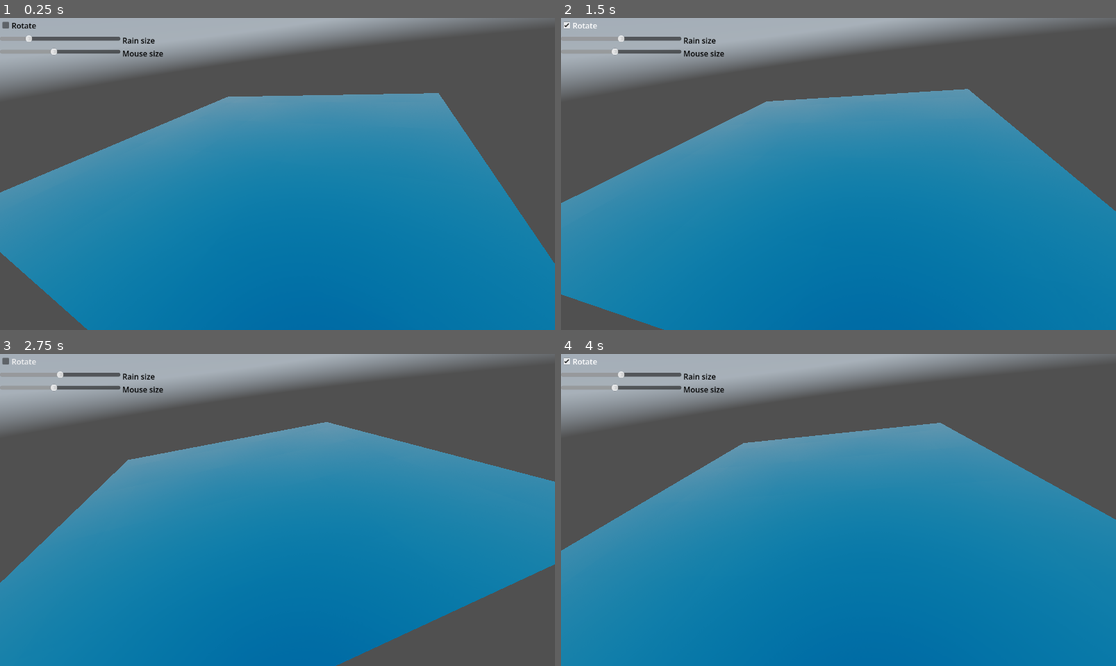
Above: before the commit, frames 1-4 (two rows, left to right).
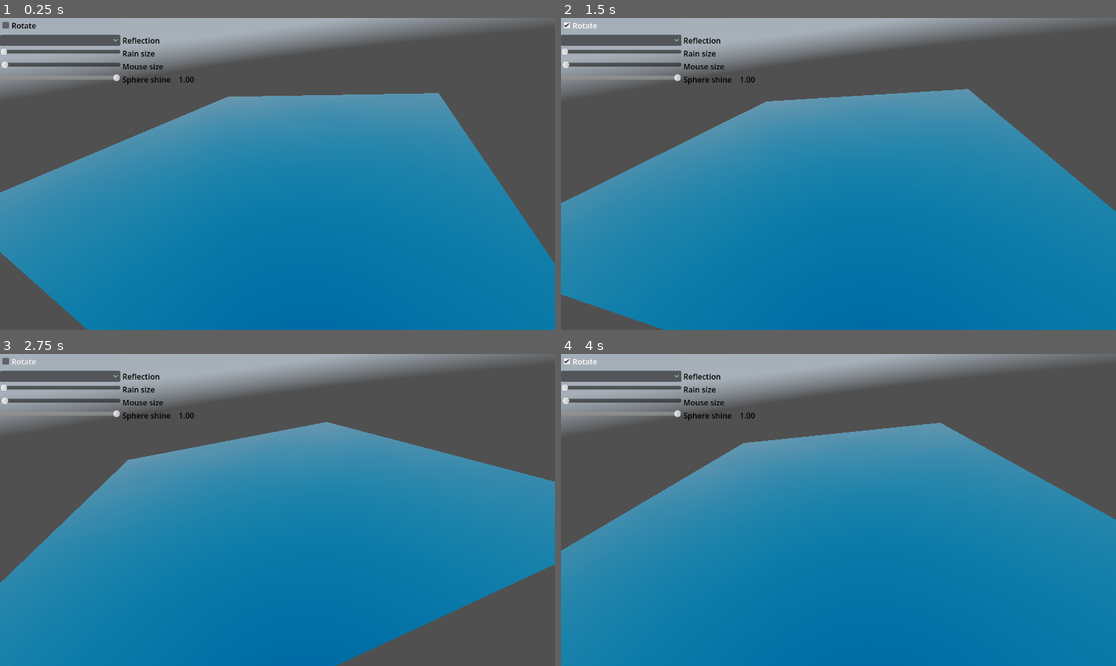
Above: after the commit, the same moments.

Repository: KO0I/godot-demo-projects-compute-texture
Game: Godot game, scene res://main.tscn
Same seed, same stepped clock (60 frames per second), same inputs: the game is played once before the commit and once after it. A sky picture missing from this copy of the repository is replaced by a grey-blue gradient.
Inputs (mouse positions are in pixels of both pictures, inside the frame that each line leads up to):
- Up to frame 1 (0.25 s): no input
- Up to frame 2 (1.5 s): click (622, 39) at 0.52 s; click "Rotate" at 1.25 s
- Up to frame 3 (2.75 s): click "Rotate" at 2 s
- Up to frame 4 (4 s): click "Rotate" at 2.75 s; move the mouse to (960, 494) at 3.52 s; click (960, 494) at 3.67 s

The runs differ from the first frame. In frame 1, 1.4% of the frame differs, in the area x 0-35%, y 5-22%; in frame 2, 1.5%; in frame 3, 1.5%; in frame 4, 1.5%.
Error after the commit: Invalid call. Nonexistent function 'get_reflection_preset_names' in base 'Area3D (water_plane.gd)'. (res://main.gd:13)

Commit message:
Adding an object and surface interactions

Diff:
--- a/main.gd
+++ b/main.gd
@@ -8,8 +8,16 @@
 @onready var water_plane = $WaterPlane
 
 func _ready():
+	var reflection_menu := $Container/ReflectionPreset/OptionButton
+	reflection_menu.clear()
+	for preset_name in $WaterPlane.get_reflection_preset_names():
+		reflection_menu.add_item(preset_name)
+	reflection_menu.select($WaterPlane.reflection_preset)
+
 	$Container/RainSize/HSlider.value = $WaterPlane.rain_size
 	$Container/MouseSize/HSlider.value = $WaterPlane.mouse_size
+	$Container/SphereShine/HSlider.value = $WaterPlane.sphere_shine
+	_update_sphere_shine_label($WaterPlane.sphere_shine)
 
 
 # Called every frame. 'delta' is the elapsed time since the previous frame.
@@ -25,3 +33,16 @@
 
 func _on_mouse_size_changed(value):
 	$WaterPlane.mouse_size = value
+
+
+func _on_sphere_shine_changed(value):
+	$WaterPlane.sphere_shine = value
+	_update_sphere_shine_label(value)
+
+
+func _update_sphere_shine_label(value):
+	$Container/SphereShine/Value.text = "%0.2f" % value
+
+
+func _on_reflection_preset_selected(index):
+	$WaterPlane.apply_reflection_preset(index)
--- a/main.tscn
+++ b/main.tscn
@@ -41,6 +41,18 @@
 theme_override_colors/font_color = Color(0, 0, 0, 1)
 text = "Rotate"
 
+[node name="ReflectionPreset" type="HBoxContainer" parent="Container"]
+layout_mode = 2
+
+[node name="OptionButton" type="OptionButton" parent="Container/ReflectionPreset"]
+custom_minimum_size = Vector2(250, 0)
+layout_mode = 2
+
+[node name="Label" type="Label" parent="Container/ReflectionPreset"]
+layout_mode = 2
+theme_override_colors/font_color = Color(0, 0, 0, 1)
+text = "Reflection"
+
 [node name="RainSize" type="HBoxContainer" parent="Container" unique_id=1410757361]
 layout_mode = 2
 
@@ -73,5 +85,29 @@
 theme_override_colors/font_color = Color(0, 0, 0, 1)
 text = "Mouse size"
 
+[node name="SphereShine" type="HBoxContainer" parent="Container"]
+layout_mode = 2
+
+[node name="HSlider" type="HSlider" parent="Container/SphereShine"]
+custom_minimum_size = Vector2(250, 0)
+layout_mode = 2
+max_value = 1.0
+step = 0.01
+value = 1.0
+
+[node name="Label" type="Label" parent="Container/SphereShine"]
+layout_mode = 2
+theme_override_colors/font_color = Color(0, 0, 0, 1)
+text = "Sphere shine"
+
+[node name="Value" type="Label" parent="Container/SphereShine"]
+custom_minimum_size = Vector2(44, 0)
+layout_mode = 2
+theme_override_colors/font_color = Color(0, 0, 0, 1)
+text = "1.00"
+horizontal_alignment = 2
+
 [connection signal="value_changed" from="Container/RainSize/HSlider" to="." method="_on_rain_size_changed"]
 [connection signal="value_changed" from="Container/MouseSize/HSlider" to="." method="_on_mouse_size_changed"]
+[connection signal="value_changed" from="Container/SphereShine/HSlider" to="." method="_on_sphere_shine_changed"]
+[connection signal="item_selected" from="Container/ReflectionPreset/OptionButton" to="." method="_on_reflection_preset_selected"]
